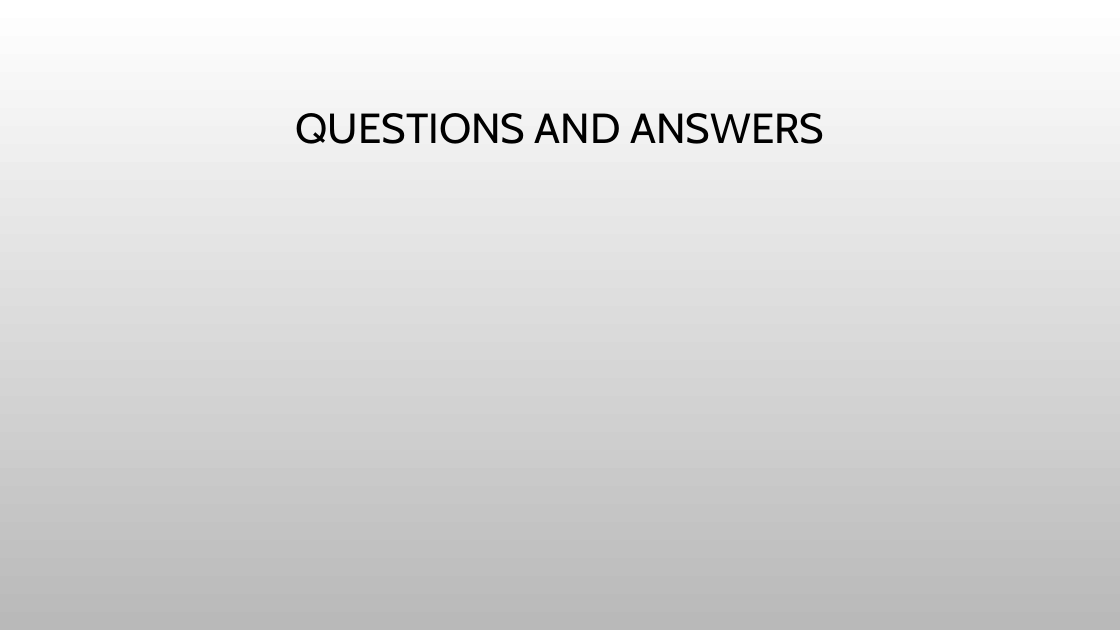
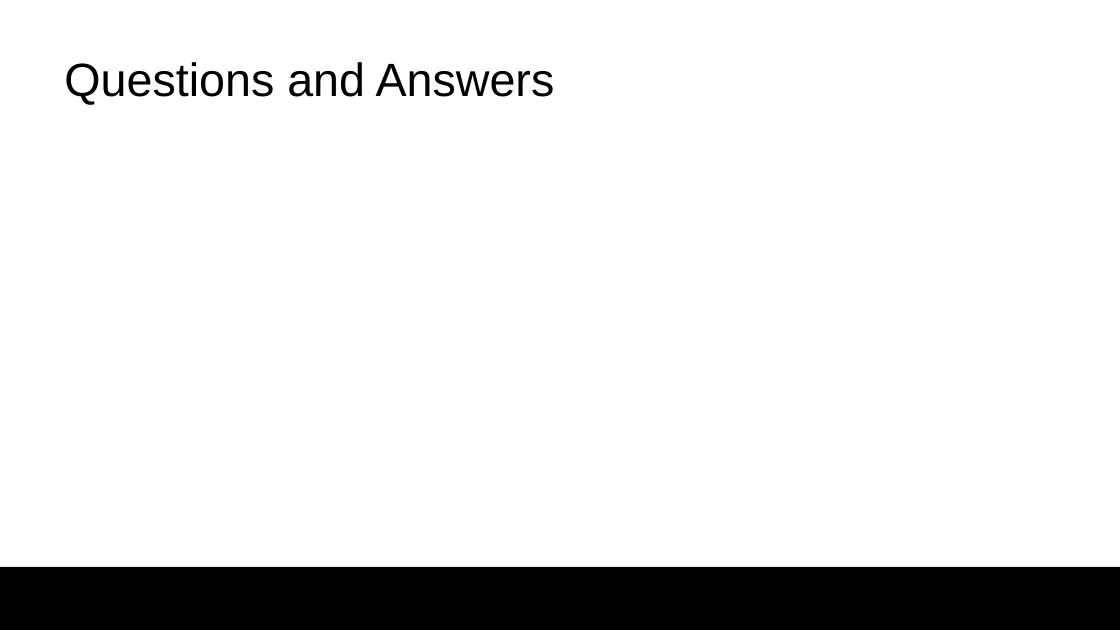
Before and after one commit to colby13king/cs5320-code, a slide deck: slide 13 of LicenseAssetManager/docs/Maintenance/MaintenancePresentation.pptx. Drawn at 1120x630 pixels with LibreOffice and Linux fonts; fonts in the diff are those of the drawing; background and template pictures are left out. Boxes give left, top, right and bottom in pixels: in the first picture for what was removed or moved away, otherwise in the second. Text is boxed around its words. In the diff, an @@ line names an element or a change of style, - is before the commit and + after.

```diff
--- a/LicenseAssetManager/docs/Maintenance/MaintenancePresentation.pptx
+++ b/LicenseAssetManager/docs/Maintenance/MaintenancePresentation.pptx
@@ background picture (left out) to #FFFFFF @@
@@ title at (64, 62, 555, 105): text changed; size 36 to 40 pt; font Cabin to Arial @@
-QUESTIONS AND ANSWERS
+Questions and Answers
@@ rectangle added at (0, 567, 1120, 630), fill #000000 @@
```
Also in this commit, not shown: 13 other slides changed, 1 slide added, 1 other file.
